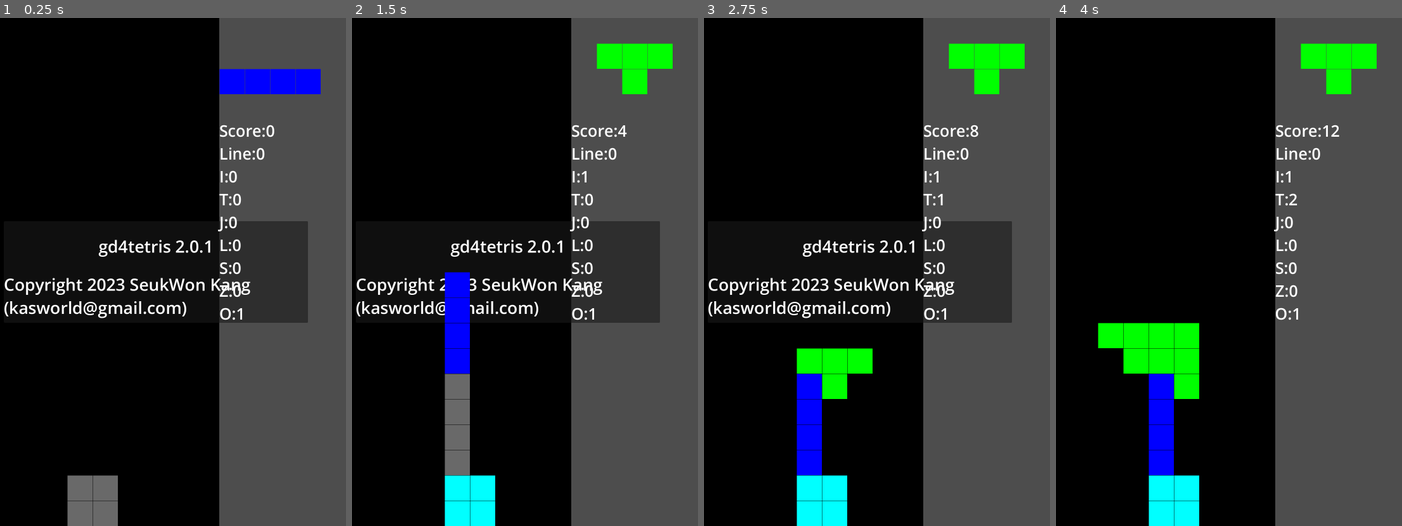
Above: before the commit, frames 1-4 (left to right).
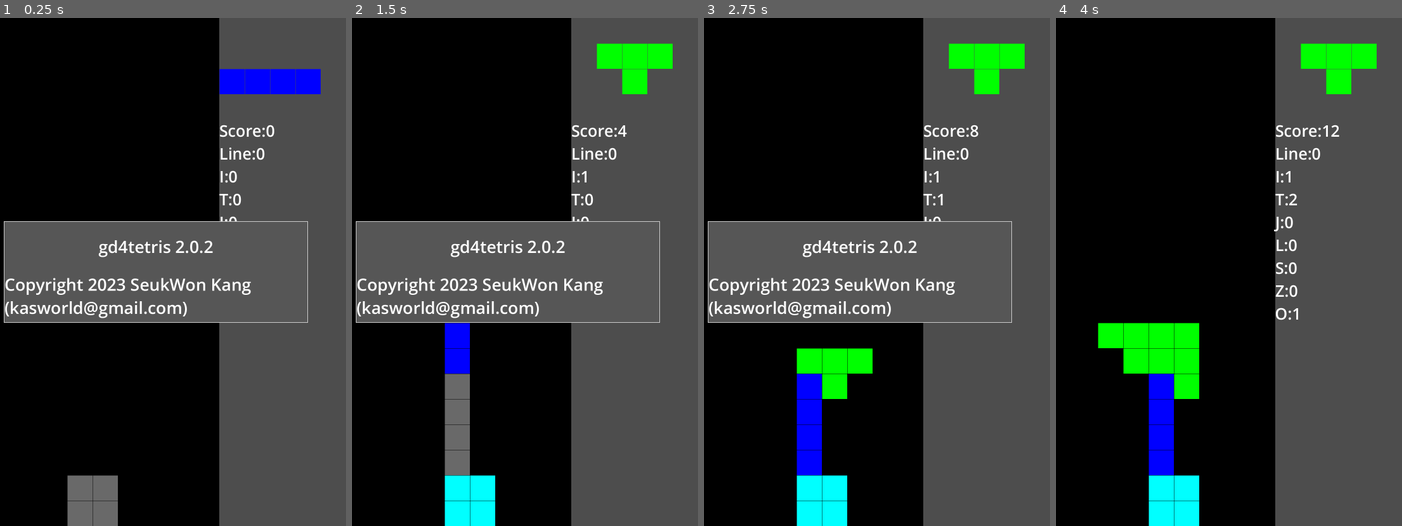
Above: after the commit, the same moments.

Repository: kasworld/gd4tetris
Game: Godot game, scene res://game.tscn
Two runs of this game, one before a commit and one after it. Both use one fixed random seed, a clock stepped at 60 frames per second and the inputs below.
Inputs:
- Up to frame 1 (0.25 s): no input
- Up to frame 2 (1.5 s): tap Enter at 0.5 s; hold Right (move_right) 0.53-1.28 s; tap Space (hard_drop) at 0.6 s; hold Down (move_down) from 1.28 s (still down); tap Up (rotate) at 1.35 s
- Up to frame 3 (2.75 s): tap Space (hard_drop) at 2, 2.1 s; release Down (move_down) at 2.03 s; hold Right (move_right) from 2.03 s (still down)
- Up to frame 4 (4 s): tap Enter at 2.75 s; tap Up (rotate) at 2.85 s; tap Space (hard_drop) at 3.5, 3.6 s; release Right (move_right) at 3.53 s; hold Left (move_left) from 3.53 s (still down)

The runs differ from the first frame. In frame 1, 17% of the frame differs, in the area x 1-90%, y 40-60%; in frame 2, 17%; in frame 3, 17%; in frame 4, nothing differs.

Commit message:
update timed message

Diff:
--- a/game.gd
+++ b/game.gd
@@ -25,7 +25,7 @@
 	proceed_next()
 
 	var msgrect = Rect2( vp_rect.size.x * 0.1 ,vp_rect.size.y * 0.4 , vp_rect.size.x * 0.8 , vp_rect.size.y * 0.2   )
-	$TimedMessage.init(msgrect, tr("gd4tetris 2.0.1"))
+	$TimedMessage.init(msgrect, tr("gd4tetris 2.0.2"))
 	$TimedMessage.show_message("Copyright 2023 SeukWon Kang (kasworld@gmail.com)")
 
 
--- a/timed_message/timed_message.tscn
+++ b/timed_message/timed_message.tscn
@@ -1,14 +1,23 @@
-[gd_scene load_steps=3 format=3 uid="uid://c6cct2gj2a3im"]
+[gd_scene load_steps=4 format=3 uid="uid://c6cct2gj2a3im"]
 
 [ext_resource type="Script" path="res://timed_message/timed_message.gd" id="1_4npvt"]
 [ext_resource type="Theme" uid="uid://c2mukxm1c10ti" path="res://timed_message/timed_message.tres" id="1_d10pc"]
 
+[sub_resource type="StyleBoxFlat" id="StyleBoxFlat_rqs3v"]
+bg_color = Color(0.337255, 0.337255, 0.337255, 1)
+border_width_left = 2
+border_width_top = 2
+border_width_right = 2
+border_width_bottom = 2
+
 [node name="TimedMessage" type="PanelContainer"]
+z_index = 1
 offset_right = 358.0
 offset_bottom = 62.0
 size_flags_horizontal = 3
 size_flags_vertical = 3
 theme = ExtResource("1_d10pc")
+theme_override_styles/panel = SubResource("StyleBoxFlat_rqs3v")
 script = ExtResource("1_4npvt")
 
 [node name="Timer" type="Timer" parent="."]
